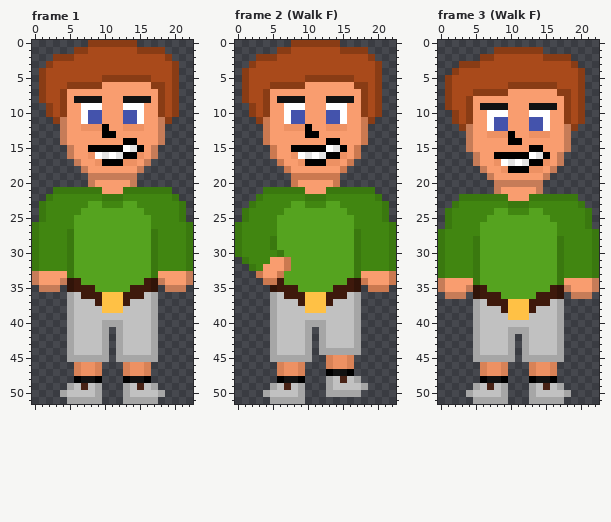
Pixel-art file: WIP/Doofus3.aseprite. The picture above is the old version.
23x52 pixels, 7 frames. Colours within 5 levels of each other are drawn and written as one. Shown: frame 1, frame 2 (Walk F), frame 3 (Walk F). The commit also changed other frames, which this record leaves out.
The result:
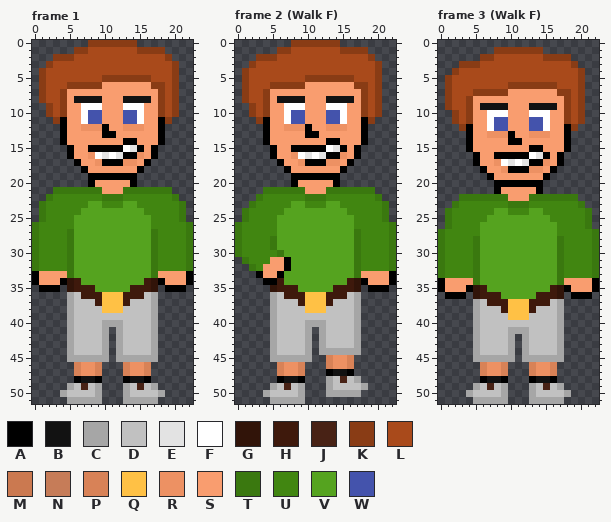
Palette (. is transparent): A #000000  B #121212  C #a6a6a6  D #c1c1c1  E #e3e3e3  F #ffffff  G #311409  H #3e190c  J #482215  K #893c15  L #a94a1b  M #cb7950  N #c67c58  P #d88257  Q #ffc145  R #ed9163  S #f99d6f  T #3a780f  U #418611  V #55a31f  W #4453ac
From old to new:
--- frame 1
@@ x 0..22 @@
 10 ..KLKSSFWWSSSWWFSSKLK..
-11 ...KNSSFWWSSSWWFSSNK...
-12 ....NSSRRRASSRRRSSN....
-13 ....NSSSSSAASSSSSSN....
-14 ....NSSSSSSSSAASSSN....
-15 .....NSSAAAAAFEASN.....
-16 .....NSSRFEFEAARSN.....
-17 ......NSSRAAARRSN......
-18 .......NSSSSSSSN.......
-19 ........NNNNNNN........
-20 ........NSSSSSN........
+11 ...KASSFWWSSSWWFSSAK...
+12 ....ASSRRRASSRRRSSA....
+13 ....ASSSSSAASSSSSSA....
+14 ....ASSSSSSSSAASSSA....
+15 .....ASSAAAAAFEASA.....
+16 .....ASSRFEFEAARSA.....
+17 ......ASSRAAARRSA......
+18 .......ASSSSSSSA.......
+19 ........AAAAAAA........
+20 ........ASSSSSA........
 21 ...TTTTTTTSSSTTTTTTT...
@@ x 0..22 @@
 32 TUUUUTVVVVVVVVVVVTUUUUT
-33 NSSSSTVVVVVVVVVVVTSSSSN
-34 NSSSNGHVVVVVVVVVHGNSSSN
-35 .NNN.GHHHVVVVVHHHG.NNN.
+33 ASSSSTVVVVVVVVVVVTSSSSA
+34 ASSSAGHVVVVVVVVVHGASSSA
+35 .AAA.GHHHVVVVVHHHG.AAA.
 36 .....CDHHHQQQHHHDC.....
--- frame 2 (Walk F)
@@ x 0..22 @@
 10 ..KLKSSFWWSSSWWFSSKLK..
-11 ...KMSSFWWSSSWWFSSMK...
-12 ....MSSRRRASSRRRSSM....
-13 ....MSSSSSAASSSSSSM....
-14 ....MSSSSSSSSAASSSM....
-15 .....MSSAAAAAFEASM.....
-16 .....MSSRFEFEAARSM.....
-17 ......MSSRAAARRSM......
-18 .......MSSSSSSSM.......
-19 ........MMMMMMM........
-20 ........MSSSSSM........
+11 ...KASSFWWSSSWWFSSAK...
+12 ....ASSRRRASSRRRSSA....
+13 ....ASSSSSAASSSSSSA....
+14 ....ASSSSSSSSAASSSA....
+15 .....ASSAAAAAFEASA.....
+16 .....ASSRFEFEAARSA.....
+17 ......ASSRAAARRSA......
+18 .......ASSSSSSSA.......
+19 ........AAAAAAA........
+20 ........ASSSSSA........
 21 ....TTTTTTSSSTTTTTTT...
@@ x 0..22 @@
 30 TUUUUUTVVVVVVVVVVTUUUUT
-31 .TUUUSSMVVVVVVVVVTUUUUT
-32 ..TUSSSMVVVVVVVVVTUUUUT
-33 ...MSSMVVVVVVVVVVTSSSSM
-34 ....MMHVVVVVVVVVHGMSSSM
-35 .....GHHHVVVVVHHHG.MMM.
+31 .TUUUSSAVVVVVVVVVTUUUUT
+32 ..TUSSSAVVVVVVVVVTUUUUT
+33 ...ASSAVVVVVVVVVVTSSSSA
+34 ....AAHVVVVVVVVVHGASSSA
+35 .....GHHHVVVVVHHHG.AAA.
 36 .....CDHHHQQQHHHDC.....
--- frame 3 (Walk F)
@@ x 0..22 @@
 11 ..KLKSSFWWSSSWWFSSKLK..
-12 ...KNSSFWWSSSWWFSSNK...
-13 ....NSSRRRASSRRRSSN....
-14 ....NSSSSSAASSSSSSN....
-15 ....NSSSSSSSSAASSSN....
-16 .....NSSAAAAAFEASN.....
-17 .....NSSRFEFEAARSN.....
-18 ......NSSRAAARRSN......
-19 .......NSSSSSSSN.......
-20 ........NNNNNNN........
-21 ........NSSSSSN........
+12 ...KASSFWWSSSWWFSSAK...
+13 ....ASSRRRASSRRRSSA....
+14 ....ASSSSSAASSSSSSA....
+15 ....ASSSSSSSSAASSSA....
+16 .....ASSAAAAAFEASA.....
+17 .....ASSRFEFEAARSA.....
+18 ......ASSRAAARRSA......
+19 .......ASSSSSSSA.......
+20 ........AAAAAAA........
+21 ........ASSSSSA........
 22 ...TTTTTTTSSSTTTTTTT...
@@ x 0..22 @@
 33 TUUUUTVVVVVVVVVVVTUUUUT
-34 NSSSSTVVVVVVVVVVVTSSSSN
-35 NSSSNGHVVVVVVVVVHGNSSSN
-36 .NNN.GHHHVVVVVHHHG.NNN.
+34 ASSSSTVVVVVVVVVVVTSSSSA
+35 ASSSAGHVVVVVVVVVHGASSSA
+36 .AAA.GHHHVVVVVHHHG.AAA.
 37 .....CDHHHQQQHHHDC.....
